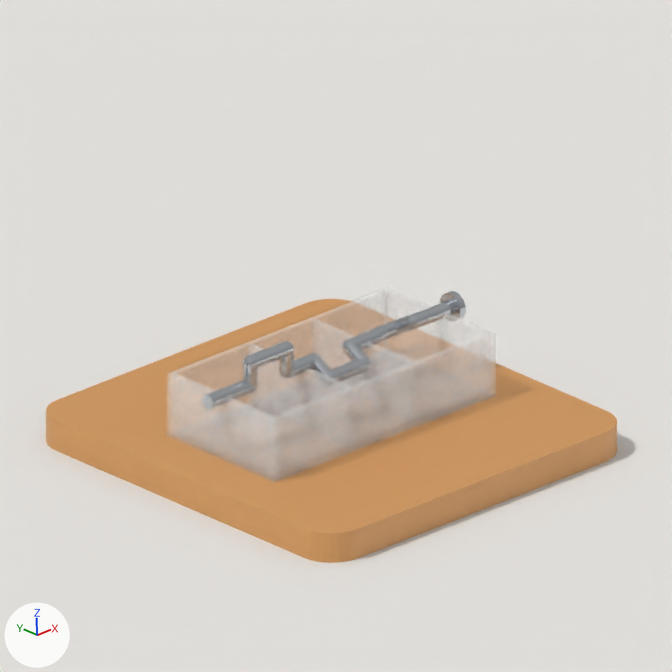
What one commit did to the Blender file Assets/Blender/World0_Scene2_engine/world0_scene_2_engine.blend.
One viewpoint serves both versions: the file's camera 'PreviewCamera'. Every picture has the same lights, and +X, +Y and +Z are marked at lower left. The older version comes first.

Names of what the first picture shows: 'E01_plinth_mesh', 'E02_lower_case_mesh', 'E03_crankshaft_mesh', 'PreviewFloor'.
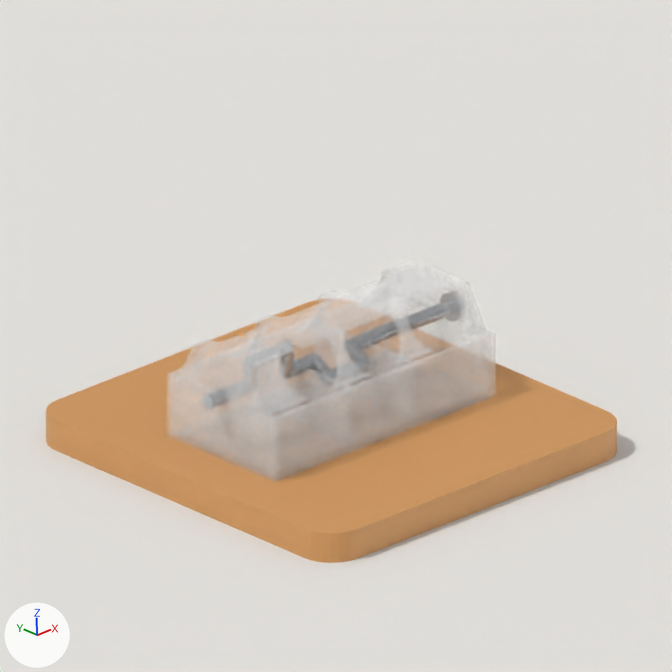
Changed parts and their boxes (x1, y1, x2, y2) in the pictures (672 x 672 px):
'E04_upper_case_mesh', added: after (176, 259, 486, 416)

The change, as a list of edits to the scene's bpy script:
```text
Add me_e04_upper_case_mesh:
    me_e04_upper_case_mesh.from_pydata(...)  # 548 vertices, 278 faces; spans x -1.23..1.23, y 0.0..0.35, z -0.52..0.52
    me_e04_upper_case_mesh.materials.append(mat_glass)  # white #ffffff
Add ob_e04_upper_case_mesh:
    ob_e04_upper_case_mesh = bpy.data.objects.new('E04_upper_case_mesh', me_e04_upper_case_mesh)
    ob_e04_upper_case_mesh.parent = ob_e04_upper_case
    ob_e04_upper_case_mesh.location = (0.0, 0.0, 0.0)
Add ob_e04_upper_case:
    ob_e04_upper_case = bpy.data.objects.new('E04_upper_case', None)
    ob_e04_upper_case.parent = ob_yup_root
    ob_e04_upper_case.location = (0.0, 0.81, 0.0)
```
